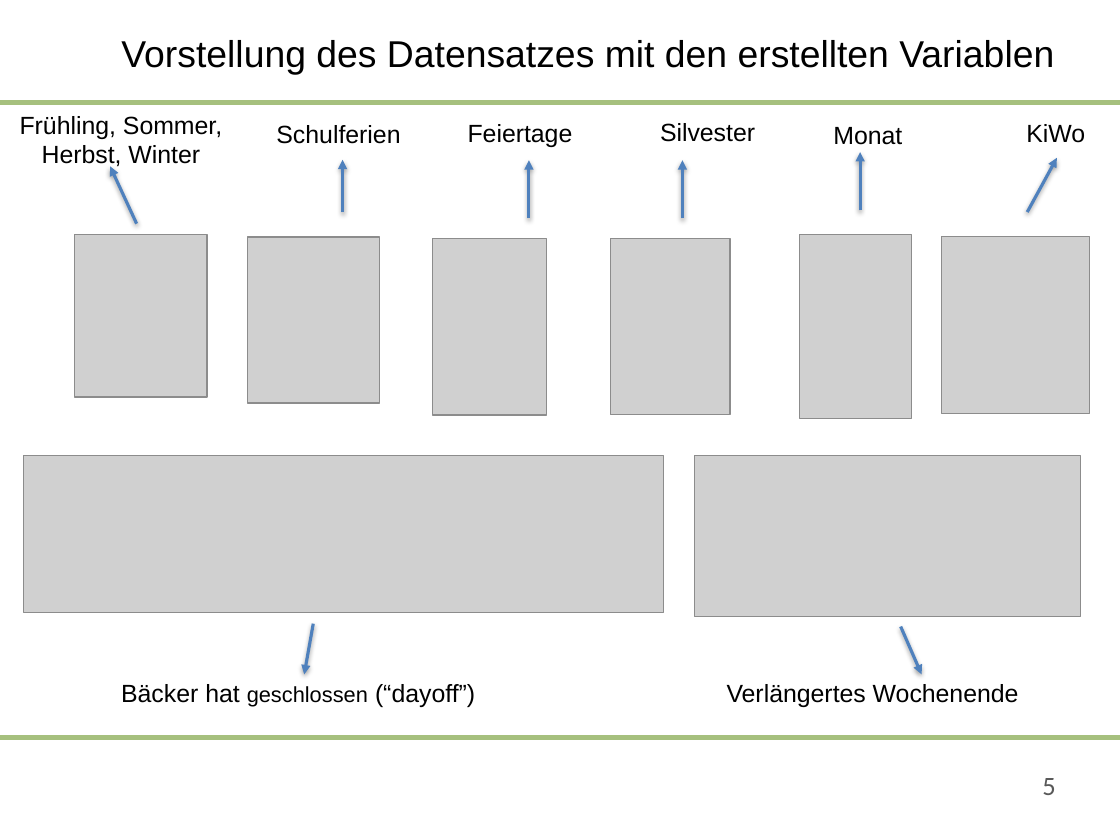
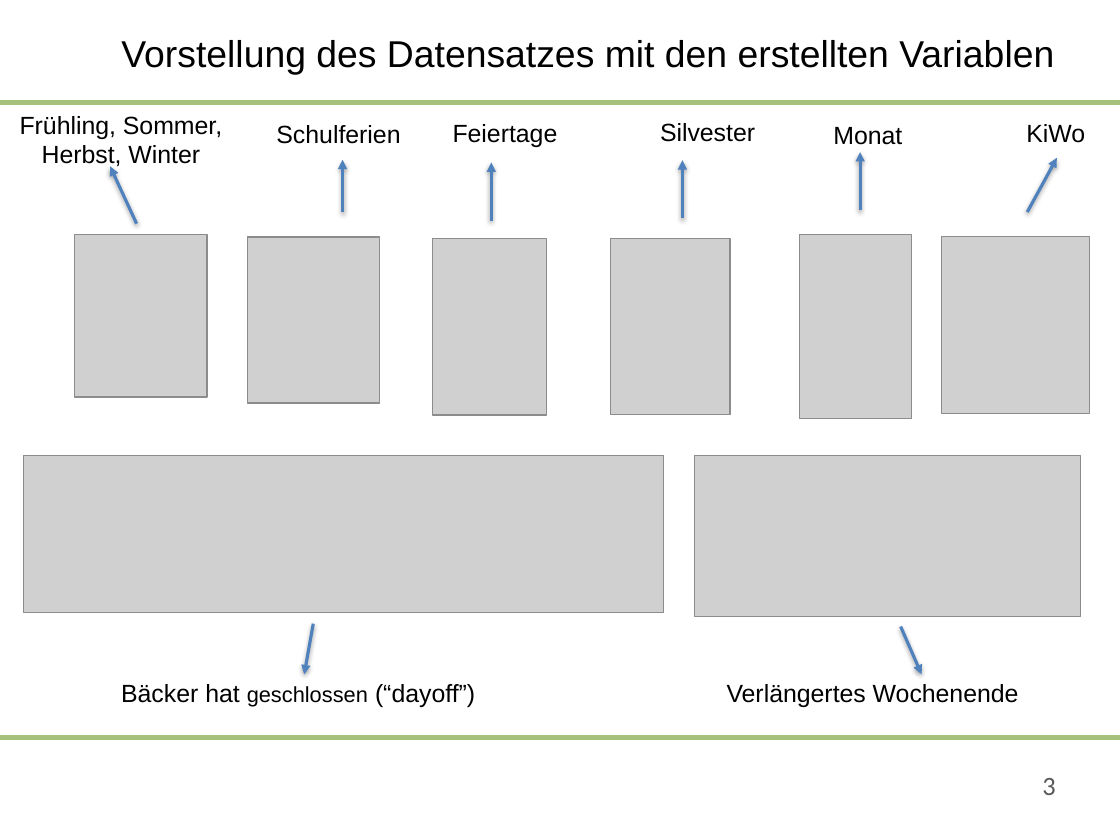
Before and after one commit to saludwig26/Data-science-Team-5-1, a slide deck: slide 3 of 09-06-2020-Präsentation_Team 5.pptx (slide 5 before the commit). Drawn at 1120x840 pixels with LibreOffice and Linux fonts; fonts in the diff are those of the drawing; grey boxes stand for pictures; background and template pictures are left out. Boxes give left, top, right and bottom in pixels: in the first picture for what was removed or moved away, otherwise in the second. Text is boxed around its words. In the diff, an @@ line names an element or a change of style, - is before the commit and + after.

```diff
--- a/09-06-2020-Präsentation_Team 5.pptx
+++ b/09-06-2020-Präsentation_Team 5.pptx
@@ text "Feiertage": place and size @@
-text "Feiertage" at [468,124,573,147]
+text "Feiertage" at [453,124,558,147]
@@ arrow moved from (529, 218) - (529, 160) to (492, 221) - (492, 162) @@
@@ page number at [1042,778,1055,795]: text changed @@
-5
+3
```
Also in this commit, not shown: 4 other slides changed, 4 slides added.
